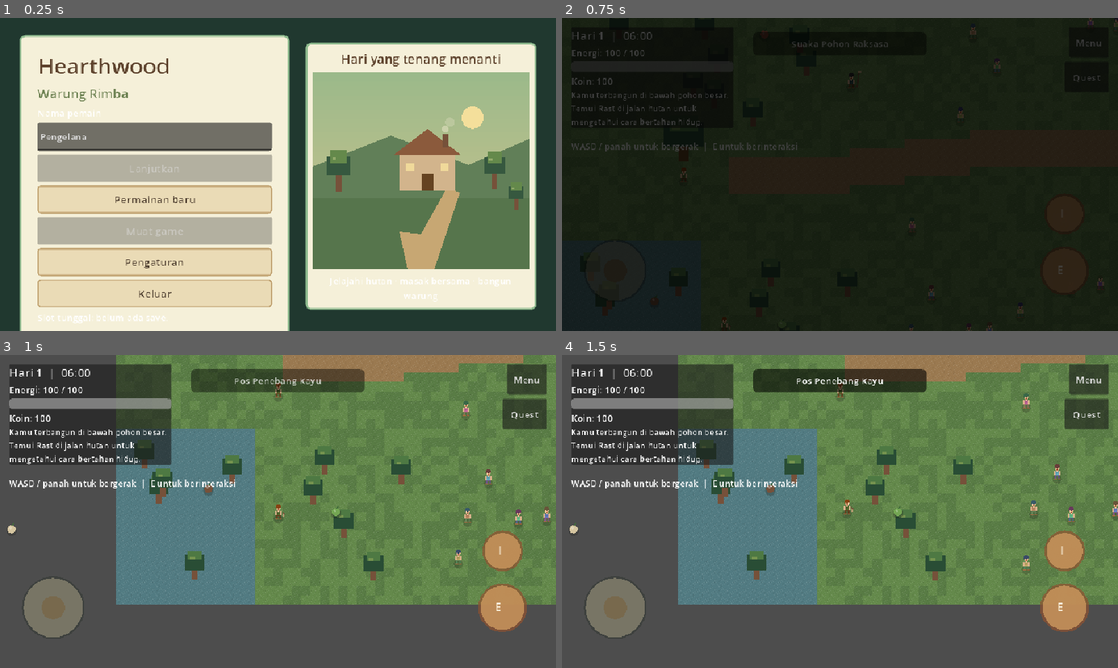
Above: before the commit, frames 1-4 (two rows, left to right).
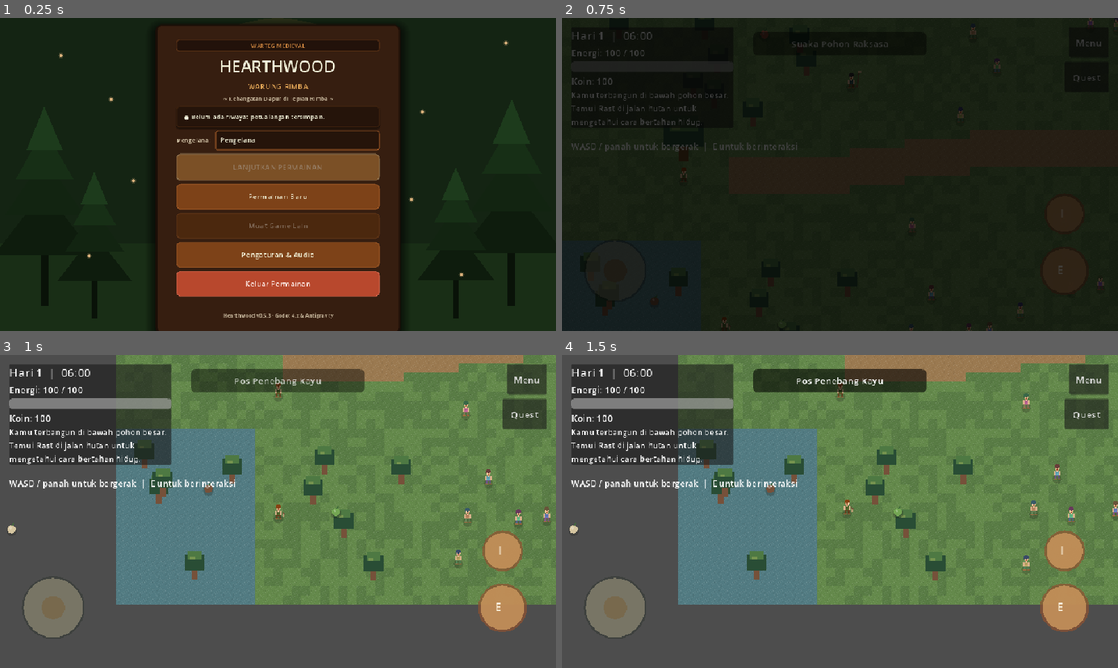
Above: after the commit, the same moments.

Repository: FerrDxD/hearthwood-rimba
Game: Godot game, scene res://scenes/MainMenu.tscn
Same seed, same stepped clock (60 frames per second), same inputs: the game is played once before the commit and once after it. Sound files missing from this copy of the repository are replaced by a short silence.
Inputs (mouse positions are in pixels of both pictures, inside the frame that each line leads up to):
- Up to frame 1 (0.25 s): no input
- Up to frame 2 (0.75 s): click "Permainan baru" (after the commit: "Permainan Baru") at 0.5 s
- Up to frame 3 (1 s): no input
- Up to frame 4 (1.5 s): tap Enter at 1.25 s; drag from (840, 511) to (840, 655) at 1.27 s

The runs differ from the first frame. In frame 1, 100% of the frame differs, in the area x 0-100%, y 0-100%; in frame 2, nothing differs; in frame 3, nothing differs; in frame 4, nothing differs.

Commit message:
feat(ui): implementasikan main menu v0.5.2 ke Godot dengan plang kedai taktil

Diff:
--- a/scripts/ui/MainMenu.gd
+++ b/scripts/ui/MainMenu.gd
@@ -1,90 +1,82 @@
 extends CanvasLayer
 class_name HearthwoodMainMenu
 
+const HearthwoodThemeHelper := preload("res://scripts/ui/UIThemeHelper.gd")
 const GAME_SCENE_PATH: String = "res://scenes/Main.tscn"
 const SETTINGS_PATH: String = "user://settings.cfg"
 const AUDIO_DIRECTOR_SCRIPT: Script = preload("res://scripts/systems/AudioDirector.gd")
 const DEFAULT_SAVE_FILE_PATH: String = "user://savegame.json"
 
+# Latar Belakang Rimba & Pohon Conifer Geometris Taktil (FigCraft v0.5.2)
 class MenuLandscape extends Control:
 	func _ready() -> void:
 		resized.connect(queue_redraw)
 
 	func _draw() -> void:
-		var sky_height := size.y * 0.62
-		for y in range(0, ceili(sky_height), 8):
-			var blend := float(y) / maxf(1.0, sky_height)
-			var band_height := mini(8, ceili(sky_height) - y)
-			draw_rect(
-				Rect2(0.0, float(y), size.x, float(band_height)),
-				Color("#9bb98a").lerp(Color("#e7c98f"), blend * 0.45)
-			)
-		draw_colored_polygon(
-			PackedVector2Array([
-				Vector2(0.0, size.y * 0.48),
-				Vector2(size.x * 0.36, size.y * 0.32),
-				Vector2(size.x * 0.72, size.y * 0.47),
-				Vector2(size.x, size.y * 0.34),
-				Vector2(size.x, size.y),
-				Vector2.ZERO + Vector2(0.0, size.y),
-			]),
-			Color("#617f58")
+		# 1. Langit Rimba Malam Gelap
+		draw_rect(Rect2(Vector2.ZERO, size), HearthwoodThemeHelper.COLOR_FOREST_DARK)
+
+		# 2. Pendaran Lentera Kedai di Tengah
+		draw_circle(
+			Vector2(size.x * 0.5, size.y * 0.38),
+			size.y * 0.38,
+			Color(0.8, 0.52, 0.25, 0.11)
 		)
+
+		# 3. Kabut Rimba Bawah Lembut
 		draw_rect(
-			Rect2(0.0, size.y * 0.64, size.x, size.y * 0.36),
-			Color("#56754c")
+			Rect2(0.0, size.y * 0.72, size.x, size.y * 0.28),
+			Color(0.12, 0.23, 0.1, 0.45)
 		)
-		draw_colored_polygon(
-			PackedVector2Array([
-				Vector2(size.x * 0.44, size.y),
-				Vector2(size.x * 0.56, size.y),
-				Vector2(size.x * 0.68, size.y * 0.61),
-				Vector2(size.x * 0.62, size.y * 0.59),
-				Vector2(size.x * 0.5, size.y * 0.82),
-				Vector2(size.x * 0.4, size.y * 0.81),
-			]),
-			Color("#c7a773")
+
+		# 4. Hutan Conifer Kiri
+		_draw_conifer(size.x * 0.08, size.y * 0.92, 1.25)
+		_draw_conifer(size.x * 0.17, size.y * 0.96, 0.92)
+
+		# 5. Hutan Conifer Kanan
+		_draw_conifer(size.x * 0.92, size.y * 0.92, 1.3)
+		_draw_conifer(size.x * 0.82, size.y * 0.96, 0.95)
+
+		# 6. Partikel Kunang-kunang / Percikan Bara Api Malam
+		var embers := [
+			Vector2(size.x * 0.20, size.y * 0.26),
+			Vector2(size.x * 0.24, size.y * 0.52),
+			Vector2(size.x * 0.16, size.y * 0.76),
+			Vector2(size.x * 0.11, size.y * 0.12),
+			Vector2(size.x * 0.76, size.y * 0.30),
+			Vector2(size.x * 0.74, size.y * 0.58),
+			Vector2(size.x * 0.83, size.y * 0.82),
+			Vector2(size.x * 0.91, size.y * 0.08),
+		]
+		for ember in embers:
+			draw_circle(ember, 2.5, Color(0.96, 0.77, 0.54, 0.85))
+			draw_circle(ember, 4.5, Color(0.96, 0.77, 0.54, 0.2))
+
+	func _draw_conifer(base_x: float, base_y: float, scale_val: float) -> void:
+		# Batang Pohon
+		var trunk_w := 10.0 * scale_val
+		var trunk_h := 160.0 * scale_val
+		draw_rect(
+			Rect2(base_x - trunk_w * 0.5, base_y - trunk_h, trunk_w, trunk_h),
+			Color("#091208")
 		)
-		_draw_tree(size.x * 0.12, size.y * 0.58, 1.0)
-		_draw_tree(size.x * 0.84, size.y * 0.57, 0.9)
-		_draw_tree(size.x * 0.94, size.y * 0.68, 0.65)
-		_draw_cottage(size.x * 0.53, size.y * 0.53)
-		draw_circle(Vector2(size.x * 0.74, size.y * 0.23), 19.0, Color("#f4df9b"))
-
-	func _draw_tree(x: float, y: float, scale_value: float) -> void:
-		draw_rect(
-			Rect2(x - 5.0 * scale_value, y - 25.0 * scale_value, 10.0 * scale_value, 34.0 * scale_value),
-			Color("#76513a")
-		)
-		draw_rect(
-			Rect2(x - 20.0 * scale_value, y - 52.0 * scale_value, 40.0 * scale_value, 32.0 * scale_value),
-			Color("#36583f")
-		)
-		draw_rect(
-			Rect2(x - 14.0 * scale_value, y - 63.0 * scale_value, 28.0 * scale_value, 22.0 * scale_value),
-			Color("#64894b")
-		)
-		draw_rect(
-			Rect2(x - 11.0 * scale_value, y - 51.0 * scale_value, 7.0 * scale_value, 5.0 * scale_value),
-			Color("#91a96a")
-		)
-
-	func _draw_cottage(x: float, y: float) -> void:
-		draw_rect(Rect2(x - 48.0, y - 39.0, 96.0, 63.0), Color("#d2b48c"))
-		draw_colored_polygon(
-			PackedVector2Array([
-				Vector2(x - 58.0, y - 38.0),
-				Vector2(x, y - 82.0),
-				Vector2(x + 58.0, y - 38.0),
-			]),
-			Color("#8b5a3c")
-		)
-		draw_rect(Rect2(x - 10.0, y - 5.0, 21.0, 29.0), Color("#654321"))
-		draw_rect(Rect2(x - 37.0, y - 23.0, 14.0, 13.0), Color("#f0d99a"))
-		draw_rect(Rect2(x + 23.0, y - 23.0, 14.0, 13.0), Color("#f0d99a"))
-		draw_rect(Rect2(x + 26.0, y - 74.0, 10.0, 24.0), Color("#76513a"))
-		draw_circle(Vector2(x + 31.0, y - 82.0), 6.0, Color(0.95, 0.92, 0.82, 0.45))
-		draw_circle(Vector2(x + 39.0, y - 94.0), 8.0, Color(0.95, 0.92, 0.82, 0.25))
+		# 4 Tingkat Ranting Segitiga Conifer (Bawah ke Atas)
+		var tiers := [
+			{"w": 140.0, "h": 90.0, "offset_y": 70.0, "col": Color("#0e1c0d")},
+			{"w": 110.0, "h": 80.0, "offset_y": 125.0, "col": Color("#122411")},
+			{"w": 80.0, "h": 70.0, "offset_y": 175.0, "col": Color("#172f16")},
+			{"w": 50.0, "h": 60.0, "offset_y": 215.0, "col": Color("#1d3b1c")},
+		]
+		for tier in tiers:
+			var w: float = tier["w"] * scale_val
+			var h: float = tier["h"] * scale_val
+			var tip_y: float = base_y - (tier["offset_y"] * scale_val) - h
+			var poly := PackedVector2Array([
+				Vector2(base_x - w * 0.5, tip_y + h),
+				Vector2(base_x, tip_y),
+				Vector2(base_x + w * 0.5, tip_y + h),
+			])
+			draw_colored_polygon(poly, tier["col"])
 
 
 var _save_file_path: String = DEFAULT_SAVE_FILE_PATH
@@ -125,120 +117,171 @@
 	_interface.set_anchors_and_offsets_preset(Control.PRESET_FULL_RECT)
 	add_child(_interface)
 
-	var backdrop := ColorRect.new()
-	backdrop.set_anchors_and_offsets_preset(Control.PRESET_FULL_RECT)
-	backdrop.color = Color("#20382f")
-	backdrop.mouse_filter = Control.MOUSE_FILTER_IGNORE
-	_interface.add_child(backdrop)
-
+	# 1. Kanvas Latar Belakang Rimba Malam
+	var landscape := MenuLandscape.new()
+	landscape.set_anchors_and_offsets_preset(Control.PRESET_FULL_RECT)
+	landscape.mouse_filter = Control.MOUSE_FILTER_IGNORE
+	_interface.add_child(landscape)
+
+	# 2. Plang Papan Kedai Tengah (Tavern Signboard Panel)
 	var content_panel := PanelContainer.new()
 	content_panel.name = "contentPanel"
-	content_panel.anchor_left = 0.035
-	content_panel.anchor_top = 0.055
-	content_panel.anchor_right = 0.52
-	content_panel.anchor_bottom = 0.945
+	content_panel.anchor_left = 0.28
+	content_panel.anchor_top = 0.02
+	content_panel.anchor_right = 0.72
+	content_panel.anchor_bottom = 0.98
 	_interface.add_child(content_panel)
 	content_panel.add_theme_stylebox_override(
 		"panel",
-		_create_panel_style(Color("#f5f0d9"), Color("#8fbc8f"))
+		HearthwoodThemeHelper.create_tavern_panel_style()
 	)
 
 	var content_margin := MarginContainer.new()
-	content_margin.add_theme_constant_override("margin_left", 18)
-	content_margin.add_theme_constant_override("margin_top", 14)
-	content_margin.add_theme_constant_override("margin_right", 18)
-	content_margin.add_theme_constant_override("margin_bottom", 14)
+	content_margin.add_theme_constant_override("margin_left", 20)
+	content_margin.add_theme_constant_override("margin_top", 10)
+	content_margin.add_theme_constant_override("margin_right", 20)
+	content_margin.add_theme_constant_override("margin_bottom", 10)
 	content_panel.add_child(content_margin)
 
 	var menu_layout := VBoxContainer.new()
 	menu_layout.add_theme_constant_override("separation", 6)
 	content_margin.add_child(menu_layout)
 
+	# 3. Header Crest & Tipografi
+	var genre_badge := Label.new()
+	genre_badge.text = "WARTEG MEDIEVAL"
+	genre_badge.horizontal_alignment = HORIZONTAL_ALIGNMENT_CENTER
+	genre_badge.add_theme_font_size_override("font_size", 10)
+	genre_badge.add_theme_color_override("font_color", HearthwoodThemeHelper.COLOR_GOLD)
+	genre_badge.add_theme_stylebox_override("normal", HearthwoodThemeHelper.create_brass_badge_style())
+	menu_layout.add_child(genre_badge)
+
 	var title := Label.new()
-	title.text = "Hearthwood"
-	title.add_theme_font_size_override("font_size", 38)
-	title.add_theme_color_override("font_color", Color("#5d422c"))
+	title.text = "HEARTHWOOD"
+	title.horizontal_alignment = HORIZONTAL_ALIGNMENT_CENTER
+	title.add_theme_font_size_override("font_size", 28)
+	title.add_theme_color_override("font_color", HearthwoodThemeHelper.COLOR_CREAM)
 	menu_layout.add_child(title)
 
 	var subtitle := Label.new()
-	subtitle.text = "Warung Rimba"
-	subtitle.add_theme_font_size_override("font_size", 22)
-	subtitle.add_theme_color_override("font_color", Color("#6b8050"))
+	subtitle.text = "WARUNG RIMBA"
+	subtitle.horizontal_alignment = HORIZONTAL_ALIGNMENT_CENTER
+	subtitle.add_theme_font_size_override("font_size", 13)
+	subtitle.add_theme_color_override("font_color", HearthwoodThemeHelper.COLOR_GOLD_AMBER)
 	menu_layout.add_child(subtitle)
 
-	var name_label := Label.new()
-	name_label.text = "Nama pemain"
-	menu_layout.add_child(name_label)
+	var tagline := Label.new()
+	tagline.text = "~ Kehangatan Dapur di Tepian Rimba ~"
+	tagline.horizontal_alignment = HORIZONTAL_ALIGNMENT_CENTER
+	tagline.add_theme_font_size_override("font_size", 10)
+	tagline.add_theme_color_override("font_color", HearthwoodThemeHelper.COLOR_CREAM_MUTED)
+	menu_layout.add_child(tagline)
+
+	# 4. Kartu Slot Simpan Aktif (Recessed Save Slot Card)
+	var slot_card := PanelContainer.new()
+	slot_card.custom_minimum_size = Vector2(0.0, 36.0)
+	slot_card.add_theme_stylebox_override(
+		"panel",
+		HearthwoodThemeHelper.create_sunken_slot_style()
+	)
+	menu_layout.add_child(slot_card)
+
+	var slot_margin := MarginContainer.new()
+	slot_margin.add_theme_constant_override("margin_left", 8)
+	slot_margin.add_theme_constant_override("margin_top", 4)
+	slot_margin.add_theme_constant_override("margin_right", 8)
+	slot_margin.add_theme_constant_override("margin_bottom", 4)
+	slot_card.add_child(slot_margin)
+
+	_slot_label = Label.new()
+	_slot_label.name = "slotLabel"
+	_slot_label.text = "Slot 1: Memuat progres..."
+	_slot_label.add_theme_font_size_override("font_size", 11)
+	_slot_label.add_theme_color_override("font_color", HearthwoodThemeHelper.COLOR_CREAM)
+	_slot_label.autowrap_mode = TextServer.AUTOWRAP_WORD_SMART
+	slot_margin.add_child(_slot_label)
+
+	# 5. Baris Input Nama Pemain (LineEdit)
+	var name_box := HBoxContainer.new()
+	name_box.add_theme_constant_override("separation", 8)
+	menu_layout.add_child(name_box)
+
+	var name_caption := Label.new()
+	name_caption.text = "Pengelana:"
+	name_caption.add_theme_font_size_override("font_size", 11)
+	name_caption.add_theme_color_override("font_color", HearthwoodThemeHelper.COLOR_CREAM_MUTED)
+	name_box.add_child(name_caption)
+
 	_name_input = LineEdit.new()
 	_name_input.name = "playerName"
 	_name_input.text = "Pengelana"
-	_name_input.placeholder_text = "Masukkan nama"
-	_name_input.custom_minimum_size = Vector2(0.0, 48.0)
-	menu_layout.add_child(_name_input)
-
-	_continue_button = _create_button("Lanjutkan")
+	_name_input.placeholder_text = "Nama Anda"
+	_name_input.size_flags_horizontal = Control.SIZE_EXPAND_FILL
+	_name_input.custom_minimum_size = Vector2(0.0, 34.0)
+	_name_input.add_theme_font_size_override("font_size", 12)
+	var input_style := StyleBoxFlat.new()
+	input_style.bg_color = HearthwoodThemeHelper.COLOR_SLOT_RECESSED
+	input_style.border_color = HearthwoodThemeHelper.COLOR_BROWN_LIGHT
+	input_style.set_border_width_all(1)
+	input_style.set_corner_radius_all(4)
+	input_style.content_margin_left = 8.0
+	input_style.content_margin_right = 8.0
+	_name_input.add_theme_stylebox_override("normal", input_style)
+	_name_input.add_theme_color_override("font_color", HearthwoodThemeHelper.COLOR_CREAM)
+	name_box.add_child(_name_input)
+
+	# 6. Tombol Aksi 3D Beveled (5 Tombol, height >= 44)
+	_continue_button = Button.new()
 	_continue_button.name = "continueButton"
+	_continue_button.text = "LANJUTKAN PERMAINAN"
+	HearthwoodThemeHelper.apply_3d_button(_continue_button, "hero", 46.0, 13)
 	_continue_button.pressed.connect(_load_saved_game)
 	menu_layout.add_child(_continue_button)
 
-	var new_game_button := _create_button("Permainan baru")
+	var new_game_button := Button.new()
 	new_game_button.name = "newGameButton"
+	new_game_button.text = "Permainan Baru"
+	HearthwoodThemeHelper.apply_3d_button(new_game_button, "secondary", 44.0, 13)
 	new_game_button.pressed.connect(_on_new_game_pressed)
 	menu_layout.add_child(new_game_button)
 
-	_load_button = _create_button("Muat game")
+	_load_button = Button.new()
 	_load_button.name = "loadButton"
+	_load_button.text = "Muat Game Lain"
+	HearthwoodThemeHelper.apply_3d_button(_load_button, "secondary", 44.0, 13)
 	_load_button.pressed.connect(_on_load_pressed)
 	menu_layout.add_child(_load_button)
 
-	var settings_button := _create_button("Pengaturan")
+	var settings_button := Button.new()
 	settings_button.name = "settingsButton"
+	settings_button.text = "Pengaturan & Audio"
+	HearthwoodThemeHelper.apply_3d_button(settings_button, "secondary", 44.0, 13)
 	settings_button.pressed.connect(_open_settings)
 	menu_layout.add_child(settings_button)
 
-	var exit_button := _create_button("Keluar")
+	var exit_button := Button.new()
 	exit_button.name = "exitButton"
+	exit_button.text = "Keluar Permainan"
+	HearthwoodThemeHelper.apply_3d_button(exit_button, "danger", 44.0, 13)
 	exit_button.pressed.connect(_on_exit_pressed)
 	menu_layout.add_child(exit_button)
 
-	_slot_label = Label.new()
-	_slot_label.autowrap_mode = TextServer.AUTOWRAP_WORD_SMART
-	menu_layout.add_child(_slot_label)
-
+	# 7. Label Status / Notifikasi
 	_status_label = Label.new()
+	_status_label.name = "statusLabel"
+	_status_label.horizontal_alignment = HORIZONTAL_ALIGNMENT_CENTER
 	_status_label.autowrap_mode = TextServer.AUTOWRAP_WORD_SMART
-	_status_label.add_theme_color_override("font_color", Color("#8b5a3c"))
+	_status_label.add_theme_font_size_override("font_size", 10)
+	_status_label.add_theme_color_override("font_color", HearthwoodThemeHelper.COLOR_GOLD_AMBER)
 	menu_layout.add_child(_status_label)
 
-	var art_panel := PanelContainer.new()
-	art_panel.name = "artPanel"
-	art_panel.anchor_left = 0.55
-	art_panel.anchor_top = 0.08
-	art_panel.anchor_right = 0.965
-	art_panel.anchor_bottom = 0.92
-	_interface.add_child(art_panel)
-	art_panel.add_theme_stylebox_override(
-		"panel",
-		_create_panel_style(Color("#f5f0d9"), Color("#8fbc8f"))
-	)
-	var art_layout := VBoxContainer.new()
-	art_layout.add_theme_constant_override("separation", 8)
-	art_panel.add_child(art_layout)
-	var art_title := Label.new()
-	art_title.text = "Hari yang tenang menanti"
-	art_title.horizontal_alignment = HORIZONTAL_ALIGNMENT_CENTER
-	art_title.add_theme_font_size_override("font_size", 22)
-	art_title.add_theme_color_override("font_color", Color("#5d422c"))
-	art_layout.add_child(art_title)
-	var landscape := MenuLandscape.new()
-	landscape.custom_minimum_size = Vector2(0.0, 340.0)
-	landscape.size_flags_vertical = Control.SIZE_EXPAND_FILL
-	art_layout.add_child(landscape)
-	var art_caption := Label.new()
-	art_caption.text = "Jelajahi hutan · masak bersama · bangun warung"
-	art_caption.horizontal_alignment = HORIZONTAL_ALIGNMENT_CENTER
-	art_caption.autowrap_mode = TextServer.AUTOWRAP_WORD_SMART
-	art_layout.add_child(art_caption)
+	# 8. Footer Metadata
+	var version_footer := Label.new()
+	version_footer.text = "Hearthwood v0.5.3 · Godot 4.x & Antigravity"
+	version_footer.horizontal_alignment = HORIZONTAL_ALIGNMENT_CENTER
+	version_footer.add_theme_font_size_override("font_size", 9)
+	version_footer.add_theme_color_override("font_color", HearthwoodThemeHelper.COLOR_CREAM_MUTED)
+	menu_layout.add_child(version_footer)
 
 	_create_confirmation_dialog()
 	_create_settings_panel()
@@ -247,10 +290,12 @@
 func _create_confirmation_dialog() -> void:
 	_confirmation_dialog = ConfirmationDialog.new()
 	_confirmation_dialog.name = "confirmationDialog"
-	_confirmation_dialog.title = "Konfirmasi"
+	_confirmation_dialog.title = "Konfirmasi Kedai"
 	_confirmation_dialog.confirmed.connect(_confirm_pending_action)
 	_confirmation_dialog.get_ok_button().custom_minimum_size = Vector2(112.0, 48.0)
 	_confirmation_dialog.get_cancel_button().custom_minimum_size = Vector2(112.0, 48.0)
+	HearthwoodThemeHelper.apply_3d_button(_confirmation_dialog.get_ok_button(), "hero", 48.0, 13)
+	HearthwoodThemeHelper.apply_3d_button(_confirmation_dialog.get_cancel_button(), "muted", 48.0, 13)
 	add_child(_confirmation_dialog)
 
 
@@ -259,41 +304,47 @@
 	_settings_panel.set_anchors_and_offsets_preset(Control.PRESET_FULL_RECT)
 	_settings_panel.visible = false
 	_interface.add_child(_settings_panel)
+
 	var shade := ColorRect.new()
 	shade.set_anchors_and_offsets_preset(Control.PRESET_FULL_RECT)
-	shade.color = Color(0.08, 0.1, 0.08, 0.68)
+	shade.color = Color(0.05, 0.08, 0.05, 0.75)
 	shade.mouse_filter = Control.MOUSE_FILTER_STOP
 	_settings_panel.add_child(shade)
 
 	var panel := PanelContainer.new()
-	panel.anchor_left = 0.25
-	panel.anchor_top = 0.22
-	panel.anchor_right = 0.75
-	panel.anchor_bottom = 0.78
+	panel.anchor_left = 0.28
+	panel.anchor_top = 0.18
+	panel.anchor_right = 0.72
+	panel.anchor_bottom = 0.82
 	_settings_panel.add_child(panel)
 	panel.add_theme_stylebox_override(
 		"panel",
-		_create_panel_style(Color("#f5f0d9"), Color("#8fbc8f"))
+		HearthwoodThemeHelper.create_tavern_panel_style(HearthwoodThemeHelper.COLOR_PAUSE_WOOD)
 	)
+
 	var margin := MarginContainer.new()
 	margin.add_theme_constant_override("margin_left", 20)
 	margin.add_theme_constant_override("margin_top", 16)
 	margin.add_theme_constant_override("margin_right", 20)
 	margin.add_theme_constant_override("margin_bottom", 16)
 	panel.add_child(margin)
+
 	var layout := VBoxContainer.new()
 	layout.add_theme_constant_override("separation", 14)
 	margin.add_child(layout)
 
 	var title := Label.new()
-	title.text = "Pengaturan"
-	title.add_theme_font_size_override("font_size", 24)
-	title.add_theme_color_override("font_color", Color("#5d422c"))
+	title.text = "PENGATURAN"
+	title.horizontal_alignment = HORIZONTAL_ALIGNMENT_CENTER
+	title.add_theme_font_size_override("font_size", 22)
+	title.add_theme_color_override("font_color", HearthwoodThemeHelper.COLOR_CREAM)
 	layout.add_child(title)
 
 	var volume_caption := Label.new()
-	volume_caption.text = "Volume"
+	volume_caption.text = "Volume Musik & Efek:"
+	volume_caption.add_theme_color_override("font_color", HearthwoodThemeHelper.COLOR_CREAM_MUTED)
 	layout.add_child(volume_caption)
+
 	_volume_slider = HSlider.new()
 	_volume_slider.min_value = 0.0
 	_volume_slider.max_value = 100.0
@@ -303,12 +354,15 @@
 	layout.add_child(_volume_slider)
 
 	_fullscreen_toggle = CheckButton.new()
-	_fullscreen_toggle.text = "Layar penuh"
+	_fullscreen_toggle.text = "Mode Layar Penuh"
 	_fullscreen_toggle.custom_minimum_size = Vector2(0.0, 48.0)
+	_fullscreen_toggle.add_theme_color_override("font_color", HearthwoodThemeHelper.COLOR_CREAM)
 	_fullscreen_toggle.toggled.connect(_on_fullscreen_toggled)
 	layout.add_child(_fullscreen_toggle)
 
-	var close_button := _create_button("Kembali")
+	var close_button := Button.new()
+	close_button.text = "Kembali ke Menu"
+	HearthwoodThemeHelper.apply_3d_button(close_button, "secondary", 46.0, 13)
 	close_button.pressed.connect(func() -> void: _settings_panel.visible = false)
 	layout.add_child(close_button)
 
@@ -328,9 +382,9 @@
 	_continue_button.disabled = not save_exists
 	_load_button.disabled = not save_exists
 	if not save_exists:
-		_slot_label.text = "Slot tunggal: belum ada save."
+		_slot_label.text = "● Belum ada riwayat petualangan tersimpan."
 	elif bool(summary.get("valid", false)):
-		_slot_label.text = "Slot tunggal: %s · hari %d · warung tier %d" % [
+		_slot_label.text = "● Slot 1: %s · Hari %d · Warung Tier %d" % [
 			str(summary["nama_pemain"]),
 			int(summary["hari"]),
 			int(summary["tier_warung"]),
@@ -339,47 +393,11 @@
 		_slot_label.text = "Save tidak dapat dibaca: %s" % str(summary.get("pesan", ""))
 
 
-func _create_button(button_text: String) -> Button:
-	var button := Button.new()
-	button.text = button_text
-	button.custom_minimum_size = Vector2(0.0, 48.0)
-	button.add_theme_font_size_override("font_size", 18)
-	button.add_theme_color_override("font_color", Color("#4b3b2d"))
-	var normal := StyleBoxFlat.new()
-	normal.bg_color = Color("#eadbb6")
-	normal.border_color = Color("#b99863")
-	normal.set_border_width_all(2)
-	normal.set_corner_radius_all(5)
-	var hover := normal.duplicate() as StyleBoxFlat
-	hover.bg_color = Color("#f0dfb8")
-	var pressed := normal.duplicate() as StyleBoxFlat
-	pressed.bg_color = Color("#d3b27e")
-	button.add_theme_stylebox_override("normal", normal)
-	button.add_theme_stylebox_override("hover", hover)
-	button.add_theme_stylebox_override("pressed", pressed)
-	button.add_theme_stylebox_override("focus", hover)
-	return button
-
-
-func _create_panel_style(background: Color, border: Color) -> StyleBoxFlat:
-	var style := StyleBoxFlat.new()
-	style.bg_color = background
-	style.border_color = border
-	style.set_border_width_all(3)
-	style.set_corner_radius_all(8)
-	style.content_margin_left = 12.0
-	style.content_margin_top = 12.0
-	style.content_margin_right = 12.0
-	style.content_margin_bottom = 12.0
-	return style
-
-
 func _on_new_game_pressed() -> void:
 	if bool(get_node("/root/GameState").has_save_game(_save_file_path)):
 		_pending_confirmation = "new"
 		_confirmation_dialog.dialog_text = (
-			"Permainan baru akan memakai slot tunggal yang sama. "
-			+ "Progres lama akan tergantikan saat game menyimpan otomatis."
+			"Permainan baru akan menimpa slot save tunggal yang ada saat permainan disimpan."
 		)
 		_confirmation_dialog.popup_centered()
 	else:
@@ -388,7 +406,7 @@
 
 func _on_load_pressed() -> void:
 	_pending_confirmation = "load"
-	_confirmation_dialog.dialog_text = "Muat progres dari slot save tunggal?"
+	_confirmation_dialog.dialog_text = "Muat petualangan dari slot save aktif?"
 	_confirmation_dialog.popup_centered()
 
 
@@ -404,7 +422,7 @@
 func _start_new_game() -> void:
 	var game_state = get_node("/root/GameState")
 	if not game_state.start_new_game(_name_input.text):
-		_status_label.text = "Masukkan nama pemain sebelum memulai."
+		_status_label.text = "Masukkan nama pengelana sebelum memulai."
 		return
 	_enter_game()
 
